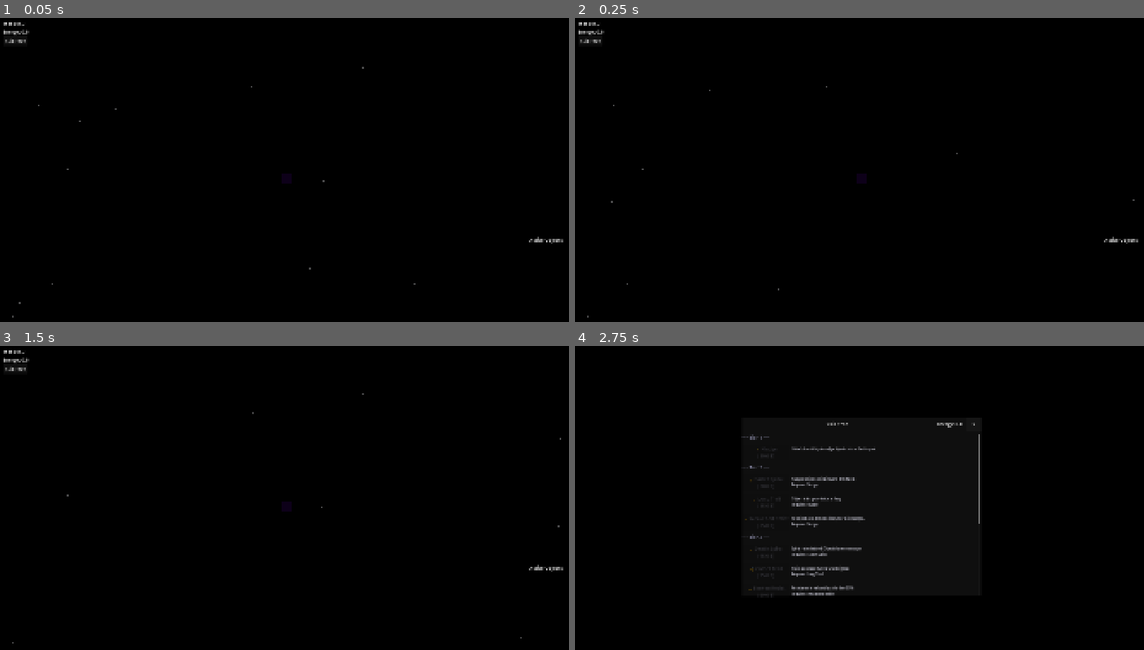
Above: before the commit, frames 1-4 (two rows, left to right).
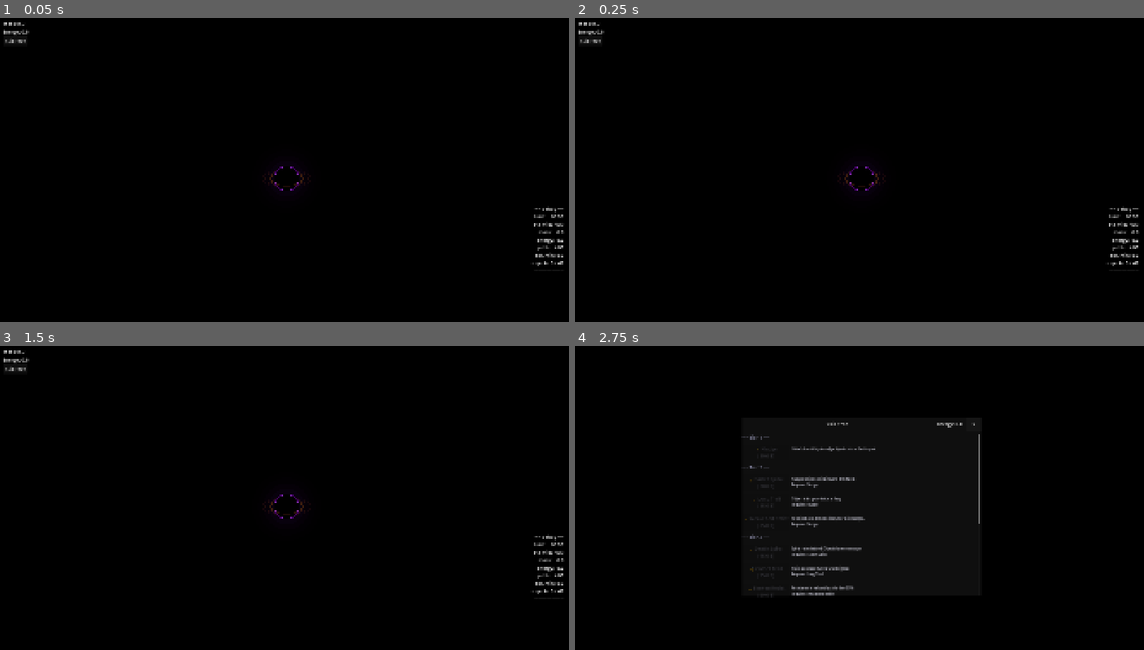
Above: after the commit, the same moments.

Repository: Redledr/void-hunger
Game: Godot game, scene res://scenes/Main.tscn
Two runs of this game, one before a commit and one after it. Both use one fixed random seed, a clock stepped at 60 frames per second and the inputs below.
Inputs:
- Up to frame 1 (0.05 s): no input
- Up to frame 2 (0.25 s): no input
- Up to frame 3 (1.5 s): click "Skill Tree" at 0.5 s; click "x" at 1.25 s
- Up to frame 4 (2.75 s): click "Skill Tree" at 2 s

The runs differ from the first frame. In frame 1, 0.5% of the frame differs, in the area x 2-99%, y 16-99%; in frame 2, 0.5%; in frame 3, 0.5%; in frame 4, nothing differs.
Error after the commit: Invalid assignment of property or key 'alpha_curve' with value of type 'Curve' on a base object of type 'CPUParticles2D'. (res://scripts/background.gd:71)

Commit message:
feat: Update object data, enhance black hole mechanics, and implement passive pull for space objects

Diff:
--- a/data/object_data.csv
+++ b/data/object_data.csv
@@ -1,30 +1,30 @@
 key,display_name,mass,size,color_r,color_g,color_b,nudge_resist
-quark,Quark,0,1,1,1,1,0
-electron,Electron,0,2,1,1,1,0
-proton,Proton,0,3,1,1,1,0
-neutron,Neutron,0,4,1,1,1,0
-dust,Dust,0,5,1,1,1,0
-atom,Atom,1,6,1,1,1,0
-molecule,Molecule,1,7,0,1,1,0
-cells,Cells,1,8,0,1,1,0
-bacterium,Bacterium,2,8,0,1,1,0
-virus,Virus,2,9,0,1,1,0
-sand,Sand,3,10,1,1,1,0
-pebbles,Pebbles,6,11,1,1,1,0
-rocks,Rocks,12,12,0,0,1,0
-boulders,Boulders,25,13,0,0,0,0
-mountains,Mountains,60,14,0,0,0,0
-asteroid,Asteroid,120,15,1,1,0,0
-planet,Planet,500,18,0,1,1,0
-dwarfstar,Dwarf Star,2500,22,1,1,1,0
-star,Star,5000,24,1,1,0,0
-redgiant,Red Giant,12000,28,1,0,0,0
-neutron_star,Neutron Star,30000,30,1,0,1,0
-starcluster,Star Cluster,80000,32,1,1,1,0
-nebula,Nebula,150000,34,1,0,1,0
-galaxy,Galaxy,800000,40,1,0,1,0
-galaxycluster,Galaxy Cluster,5000000,46,1,0,1,0
-supercluster,Supercluster,20000000,52,1,1,1,0
-observableuniversefragment,Obs. Universe Fragment,100000000,60,1,1,1,1
-observableuniverse,Observable Universe,500000000,68,1,1,1,1
-multiverse,Multiverse,5000000000,80,1,1,1,1
+quark,Quark,0.10,1.00,0.55,0.55,0.95,0.00
+electron,Electron,0.12,2.00,0.60,0.60,1.00,0.00
+proton,Proton,0.15,3.00,0.70,0.65,1.00,0.00
+neutron,Neutron,0.18,4.00,0.75,0.70,1.00,0.00
+dust,Dust,0.30,5.00,0.65,0.62,0.55,0.00
+atom,Atom,0.50,6.00,0.50,0.80,1.00,0.00
+molecule,Molecule,0.90,7.00,0.40,0.75,0.95,0.00
+cells,Cells,1.20,8.00,0.30,0.70,0.85,0.00
+bacterium,Bacterium,1.50,8.00,0.30,0.65,0.75,0.00
+virus,Virus,2.00,9.00,0.35,0.60,0.80,0.10
+sand,Sand,3.00,10.00,0.76,0.70,0.55,0.00
+pebbles,Pebbles,6.00,11.00,0.62,0.58,0.50,0.00
+rocks,Rocks,12.00,12.00,0.48,0.48,0.52,0.10
+boulders,Boulders,25.00,13.00,0.38,0.38,0.42,0.15
+mountains,Mountains,60.00,14.00,0.30,0.30,0.35,0.20
+asteroid,Asteroid,120.00,15.00,0.65,0.52,0.42,0.20
+planet,Planet,500.00,18.00,0.25,0.55,0.95,0.25
+dwarfstar,Dwarf Star,2500.00,22.00,1.00,0.95,0.60,0.30
+star,Star,5000.00,24.00,1.00,0.85,0.30,0.30
+redgiant,Red Giant,12000.00,28.00,1.00,0.45,0.15,0.35
+neutron_star,Neutron Star,30000.00,30.00,0.90,0.30,1.00,0.40
+starcluster,Star Cluster,80000.00,32.00,1.00,0.90,0.50,0.30
+nebula,Nebula,150000.00,34.00,0.70,0.40,1.00,0.20
+galaxy,Galaxy,800000.00,40.00,0.55,0.25,1.00,0.35
+galaxycluster,Galaxy Cluster,5000000.00,46.00,1.00,0.45,0.75,0.40
+supercluster,Supercluster,20000000.00,52.00,0.85,0.60,1.00,0.45
+observableuniversefragment,Obs. Universe Fragment,100000000.00,60.00,0.85,0.85,1.00,0.50
+observableuniverse,Observable Universe,500000000.00,68.00,1.00,1.00,1.00,0.60
+multiverse,Multiverse,5000000000.00,80.00,1.00,0.98,0.90,0.70
--- a/scenes/black_hole.tscn
+++ b/scenes/black_hole.tscn
@@ -5,21 +5,6 @@
 [node name="BlackHole" type="Node2D" unique_id=1890442564]
 script = ExtResource("1_fhwcw")
 
-[node name="Body" type="ColorRect" parent="." unique_id=995359425]
-anchors_preset = 8
-anchor_left = 0.5
-anchor_top = 0.5
-anchor_right = 0.5
-anchor_bottom = 0.5
-offset_left = -20.0
-offset_top = -20.0
-offset_right = 20.0
-offset_bottom = 20.0
-grow_horizontal = 2
-grow_vertical = 2
-size_flags_horizontal = 4
-size_flags_vertical = 4
-
 [node name="PullZone" type="Area2D" parent="." unique_id=943706638]
 collision_mask = 2
 
--- a/scripts/autoloads/game_state.gd
+++ b/scripts/autoloads/game_state.gd
@@ -5,21 +5,25 @@
 signal mass_changed
 signal energy_changed
 signal skill_purchased(id: int)
+signal object_absorbed
 
 var mass:     float = 0.0
 var energy:   float = 0.0
+var elapsed_time: float = 0.0
+var particles: Node = null
+var unlocked_skills: Dictionary = {}
 
-# Set by main.gd on _ready. Any script can call GameState.particles.burst().
-var particles: Node = null
+const SAVE_PATH := "user://savegame.cfg"
 
-# Tracks which skill IDs have been purchased.
-var unlocked_skills: Dictionary = {}
+func _process(delta: float) -> void:
+	elapsed_time += delta
 
 # ── Mass ────────────────────────────────────────────────────────────────────
 
 func add_mass(amount: float) -> void:
 	mass += amount
 	emit_signal("mass_changed")
+	emit_signal("object_absorbed")
 
 # ── Energy ──────────────────────────────────────────────────────────────────
 
@@ -36,16 +40,12 @@
 			return true
 	return false
 
-# Returns the value of the highest-tier purchased skill with the given effect,
-# or default_val if no such skill has been purchased.
 func get_skill_value(effect: String, default_val: float) -> float:
 	var best := default_val
 	for id in unlocked_skills:
 		var node := SkillData.get_skill_node(id)
 		if node.get("effect", "") == effect:
 			var v: float = float(node.get("value", default_val))
-			# For reductions, higher value = more reduced, so take max.
-			# For rates/lengths, higher value = stronger, so take max.
 			best = maxf(best, v)
 	return best
 
@@ -70,6 +70,7 @@
 	unlocked_skills[id] = true
 	emit_signal("energy_changed")
 	emit_signal("skill_purchased", id)
+	save_game()
 	return true
 
 # ── Spawn helpers ────────────────────────────────────────────────────────────
@@ -82,9 +83,6 @@
 	return 1.0 + get_skill_value("mass_multi", 0.0)
 
 # ── Object unlock ────────────────────────────────────────────────────────────
-#
-# Types become spawnable when the player's mass is in a sensible window.
-# "unlock_tier" skills extend that window upward over time.
 
 func get_unlocked_types() -> Array:
 	var sorted := ObjectData.get_sorted_types()
@@ -92,8 +90,6 @@
 		return []
 
 	var tier_bonus: float = get_skill_value("unlock_tier", 0.0)
-	# Window: spawn objects between 20% and 500% of current mass.
-	# Tier unlock skill widens the upper bound gradually.
 	var lower_bound: float = mass * 0.2
 	var upper_bound: float = mass * (5.0 + tier_bonus * 2.0)
 
@@ -103,12 +99,46 @@
 		if obj_mass >= lower_bound and obj_mass <= upper_bound:
 			result.append(type_name)
 
-	# Only fall back to lightest type if mass is so low nothing fits the window.
-	# Once mass grows enough to have valid entries, quarks never appear again.
 	if result.is_empty():
 		result.append(sorted[0])
 
 	return result
 
-func _compare_object_mass(a: String, b: String) -> bool:
-	return ObjectData.DATA[a]["mass"] < ObjectData.DATA[b]["mass"]
+# ── Save / Load ──────────────────────────────────────────────────────────────
+
+func save_game() -> void:
+	var cfg := ConfigFile.new()
+	cfg.set_value("game", "mass",            mass)
+	cfg.set_value("game", "energy",          energy)
+	# Store skill IDs as an array of ints — ConfigFile handles this natively.
+	cfg.set_value("game", "unlocked_skills", unlocked_skills.keys())
+	var err := cfg.save(SAVE_PATH)
+	if err != OK:
+		push_error("GameState: failed to save (%d)" % err)
+
+func load_game() -> void:
+	var cfg := ConfigFile.new()
+	var err := cfg.load(SAVE_PATH)
+	if err != OK:
+		# No save file yet — start fresh, that's fine.
+		return
+
+	mass   = float(cfg.get_value("game", "mass",   0.0))
+	energy = float(cfg.get_value("game", "energy", 0.0))
+
+	unlocked_skills.clear()
+	var ids: Array = cfg.get_value("game", "unlocked_skills", [])
+	for id in ids:
+		unlocked_skills[int(id)] = true
+
+	emit_signal("mass_changed")
+	emit_signal("energy_changed")
+
+func delete_save() -> void:
+	if FileAccess.file_exists(SAVE_PATH):
+		DirAccess.remove_absolute(SAVE_PATH)
+	mass   = 0.0
+	energy = 0.0
+	unlocked_skills.clear()
+	emit_signal("mass_changed")
+	emit_signal("energy_changed")
--- a/scripts/autoloads/object_data.gd
+++ b/scripts/autoloads/object_data.gd
@@ -27,7 +27,7 @@
 		push_error("ObjectData: could not open %s" % PATH)
 		return
 
-	var headers := file.get_csv_line()
+	file.get_csv_line()  # skip header row
 
 	while not file.eof_reached():
 		var c: PackedStringArray = file.get_csv_line()
--- a/scripts/background.gd
+++ b/scripts/background.gd
@@ -1,18 +1,165 @@
 extends CanvasLayer
 
-func _ready():
-	var particles = CPUParticles2D.new()
-	particles.amount = 300
-	particles.lifetime = 10.0
-	particles.preprocess = 5.0
-	particles.emission_shape = CPUParticles2D.EMISSION_SHAPE_RECTANGLE
-	particles.emission_rect_extents = Vector2(1920, 1080)  # Cover screen
-	particles.direction = Vector2(0, -10)  # Slight upward drift
-	particles.spread = 30.0
-	particles.gravity = Vector2(0, 0)
-	particles.initial_velocity_min = 5.0
-	particles.initial_velocity_max = 15.0
-	particles.scale_amount_min = 1.0
-	particles.scale_amount_max = 4.0
-	particles.color = Color(1.0, 1.0, 1.0, 0.3)  # White, semi-transparent
-	add_child(particles)
+# ── Config ────────────────────────────────────────────────────────────────────
+const STAR_COUNT_GPU := 500
+const STAR_COUNT_CPU := 300
+const NEBULA_LAYERS  := 4
+const DRIFT_SPEED    := 8.0
+
+# ── State ─────────────────────────────────────────────────────────────────────
+var _nebula_nodes: Array = []
+var _use_gpu:      bool  = false
+
+func _ready() -> void:
+	layer  = -10
+	_use_gpu = _gpu_supported()
+	_build_nebula()
+	if _use_gpu:
+		_build_stars_gpu()
+	else:
+		_build_stars_cpu()
+
+# ── GPU check ─────────────────────────────────────────────────────────────────
+func _gpu_supported() -> bool:
+	var renderer: String = ProjectSettings.get_setting(
+		"rendering/renderer/rendering_method", "gl_compatibility"
+	)
+	return renderer in ["forward_plus", "mobile"]
+
+# ── Nebula ────────────────────────────────────────────────────────────────────
+func _build_nebula() -> void:
+	var screen := Vector2(1920.0, 1080.0)
+
+	var palettes := [
+		Color(0.18, 0.05, 0.38, 0.06),
+		Color(0.05, 0.08, 0.35, 0.05),
+		Color(0.28, 0.05, 0.18, 0.05),
+		Color(0.05, 0.15, 0.28, 0.04),
+	]
+
+	for i in range(NEBULA_LAYERS):
+		var p           := CPUParticles2D.new()
+		p.z_index        = -5
+		p.amount         = 6
+		p.lifetime       = 18.0
+		p.preprocess     = 9.0
+		p.one_shot       = false
+		p.explosiveness  = 0.0
+		p.randomness     = 1.0
+
+		p.emission_shape        = CPUParticles2D.EMISSION_SHAPE_RECTANGLE
+		p.emission_rect_extents = screen * 0.6
+		p.position = screen * 0.5 + Vector2(
+			randf_range(-200.0, 200.0),
+			randf_range(-100.0, 100.0)
+		)
+
+		p.direction            = Vector2(1.0, 0.2).normalized()
+		p.spread               = 180.0
+		p.gravity              = Vector2.ZERO
+		p.initial_velocity_min = DRIFT_SPEED * 0.4
+		p.initial_velocity_max = DRIFT_SPEED * 1.2
+		p.scale_amount_min     = 180.0
+		p.scale_amount_max     = 380.0
+		p.color                = palettes[i % palettes.size()]
+
+		var curve := Curve.new()
+		curve.add_point(Vector2(0.0, 0.0))
+		curve.add_point(Vector2(0.3, 1.0))
+		curve.add_point(Vector2(0.7, 1.0))
+		curve.add_point(Vector2(1.0, 0.0))
+		p.alpha_curve = curve
+
+		add_child(p)
+		_nebula_nodes.append(p)
+
+# ── Stars — GPU path ──────────────────────────────────────────────────────────
+func _build_stars_gpu() -> void:
+	var screen := Vector2(1920.0, 1080.0)
+
+	# Use float division to avoid INTEGER_DIVISION warning.
+	var configs := [
+		{ "amount": STAR_COUNT_GPU,             "size_min": 0.5, "size_max": 1.8,
+		  "speed_min": 0.0, "speed_max": 0.5,  "alpha": 0.45 },
+		{ "amount": int(STAR_COUNT_GPU / 3.0),  "size_min": 1.5, "size_max": 3.5,
+		  "speed_min": 0.0, "speed_max": 1.2,  "alpha": 0.75 },
+	]
+
+	for cfg in configs:
+		var p                  := GPUParticles2D.new()
+		p.z_index               = -4
+		p.amount                = cfg["amount"]
+		p.lifetime              = 60.0
+		p.preprocess            = 30.0
+		p.one_shot              = false
+		p.explosiveness         = 0.0
+		p.randomness            = 1.0
+		p.fixed_fps             = 0
+		p.fract_delta           = true
+		p.position              = screen * 0.5
+
+		var pm                  := ParticleProcessMaterial.new()
+		pm.emission_shape       = ParticleProcessMaterial.EMISSION_SHAPE_BOX
+		pm.emission_box_extents = Vector3(screen.x, screen.y, 0.0)
+		pm.direction            = Vector3(0.0, 1.0, 0.0)
+		pm.spread               = 180.0
+		pm.gravity              = Vector3.ZERO
+		pm.initial_velocity_min = cfg["speed_min"]
+		pm.initial_velocity_max = cfg["speed_max"]
+		pm.scale_min            = cfg["size_min"]
+		pm.scale_max            = cfg["size_max"]
+		pm.color                = Color(1.0, 1.0, 1.0, cfg["alpha"])
+
+		var scale_curve     := CurveXYZTexture.new()
+		var c               := Curve.new()
+		c.add_point(Vector2(0.0, 0.8))
+		c.add_point(Vector2(0.5, 1.0))
+		c.add_point(Vector2(1.0, 0.8))
+		scale_curve.curve_x  = c
+		scale_curve.curve_y  = c
+		pm.scale_curve       = scale_curve
+
+		p.process_material = pm
+		add_child(p)
+
+# ── Stars — CPU fallback ──────────────────────────────────────────────────────
+func _build_stars_cpu() -> void:
+	var screen := Vector2(1920.0, 1080.0)
+
+	var configs := [
+		{ "amount": STAR_COUNT_CPU,             "size_min": 0.8, "size_max": 2.0,
+		  "speed_min": 0.0, "speed_max": 0.5,  "alpha": 0.4 },
+		{ "amount": int(STAR_COUNT_CPU / 3.0),  "size_min": 1.5, "size_max": 3.5,
+		  "speed_min": 0.0, "speed_max": 1.0,  "alpha": 0.7 },
+	]
+
+	for cfg in configs:
+		var p                  := CPUParticles2D.new()
+		p.z_index               = -4
+		p.amount                = cfg["amount"]
+		p.lifetime              = 60.0
+		p.preprocess            = 30.0
+		p.one_shot              = false
+		p.explosiveness         = 0.0
+		p.randomness            = 1.0
+
+		p.emission_shape        = CPUParticles2D.EMISSION_SHAPE_RECTANGLE
+		p.emission_rect_extents = screen * 0.5
+		p.position              = screen * 0.5
+
+		p.direction            = Vector2(0.0, 1.0)
+		p.spread               = 180.0
+		p.gravity              = Vector2.ZERO
+		p.initial_velocity_min = cfg["speed_min"]
+		p.initial_velocity_max = cfg["speed_max"]
+		p.scale_amount_min     = cfg["size_min"]
+		p.scale_amount_max     = cfg["size_max"]
+		p.color                = Color(1.0, 1.0, 1.0, cfg["alpha"])
+
+		var curve := Curve.new()
+		curve.add_point(Vector2(0.0, 0.6))
+		curve.add_point(Vector2(0.5, 1.0))
+		curve.add_point(Vector2(1.0, 0.6))
+		p.alpha_curve = curve
+
+		add_child(p)
--- a/scripts/black_hole.gd
+++ b/scripts/black_hole.gd
@@ -1,25 +1,122 @@
 extends Node2D
 
-const BASE_SIZE: float = 40.0
+# ── Constants ────────────────────────────────────────────────────────────────
+const BASE_SIZE:        float = 40.0   # core radius at mass 0
+const GLOW_LAYERS:      int   = 6      # number of concentric glow rings
+const ROTATION_SPEED:   float = 0.18  # radians/sec for the accretion sweep
 
-@onready var body:       ColorRect         = $Body
-@onready var pull_shape: CollisionShape2D  = $PullZone/Shape
+# Accretion disk: a thin ellipse that rotates, giving life to the hole.
+# It's drawn as a series of arcs at slightly offset angles.
+const DISK_INNER_SCALE: float = 1.3   # relative to core radius
+const DISK_OUTER_SCALE: float = 2.2
+const DISK_TILT:        float = 0.35  # vertical squish (0=flat, 1=circle)
 
-# Reuse one shape instance — mutate its size instead of allocating each update.
-var _rect_shape := RectangleShape2D.new()
+@onready var pull_shape: CollisionShape2D = $PullZone/Shape
+
+var _circle_shape  := CircleShape2D.new()
+var _rotation_t: float = 0.0   # drives the disk sweep angle
 
 func _ready() -> void:
-	pull_shape.shape = _rect_shape
-	body.color       = Color(0.05, 0.0, 0.1)
+	pull_shape.shape = _circle_shape
 	_update_size()
 	GameState.mass_changed.connect(_on_mass_changed)
 
+func _process(delta: float) -> void:
+	_rotation_t += ROTATION_SPEED * delta
+	queue_redraw()
+
 func _update_size() -> void:
 	var s := BASE_SIZE + log(maxf(1.0, GameState.mass)) * 4.0
-
-	body.size       = Vector2(s, s)
-	body.position   = Vector2(-s * 0.5, -s * 0.5)
-	_rect_shape.size = Vector2(s, s)
+	_circle_shape.radius = s
+	queue_redraw()
 
 func _on_mass_changed() -> void:
 	call_deferred("_update_size")
+
+# ── Drawing ──────────────────────────────────────────────────────────────────
+
+func _draw() -> void:
+	var r := BASE_SIZE + log(maxf(1.0, GameState.mass)) * 4.0
+
+	_draw_glow(r)
+	_draw_accretion_disk(r)
+	_draw_core(r)
+	_draw_event_horizon(r)
+
+func _draw_glow(r: float) -> void:
+	# Soft outer glow — multiple transparent circles stepping outward.
+	for i in range(GLOW_LAYERS, 0, -1):
+		var t      := float(i) / float(GLOW_LAYERS)
+		var glow_r := r * (1.0 + t * 2.8)
+		var alpha  := 0.06 * (1.0 - t)
+		# Warm purple tint on the inner rings, fading to deep blue-black.
+		var col := Color(
+			lerpf(0.35, 0.05, t),
+			lerpf(0.05, 0.02, t),
+			lerpf(0.55, 0.08, t),
+			alpha
+		)
+		draw_circle(Vector2.ZERO, glow_r, col)
+
+func _draw_accretion_disk(r: float) -> void:
+	# Draw a tilted elliptical disk as stacked arcs.
+	# Split into "front" (below hole) and "back" (above hole) halves
+	# so the core occludes correctly.
+	var inner := r * DISK_INNER_SCALE
+	var outer := r * DISK_OUTER_SCALE
+	var tilt   := DISK_TILT
+
+	# Back half (drawn first, behind core).
+	_draw_disk_half(inner, outer, tilt, true)
+
+func _draw_disk_front(r: float) -> void:
+	var inner := r * DISK_INNER_SCALE
+	var outer := r * DISK_OUTER_SCALE
+	_draw_disk_half(inner, outer, DISK_TILT, false)
+
+func _draw_disk_half(inner: float, outer: float, tilt: float, back: bool) -> void:
+	var steps   := 48
+	var y_sign  := -1.0 if back else 1.0
+	var sweep   := _rotation_t
+
+	for band in range(4):
+		var t_band  := float(band) / 4.0
+		var band_r  := lerpf(inner, outer, t_band + 0.08)
+		# Hot white-orange near inner edge, fading to dim magenta at outer.
+		var heat    := 1.0 - t_band
+		var col := Color(
+			lerpf(0.6, 1.0, heat),
+			lerpf(0.1, 0.55, heat),
+			lerpf(0.3, 0.05, heat),
+			lerpf(0.06, 0.22, heat)
+		)
+
+		var pts := PackedVector2Array()
+		for i in range(steps + 1):
+			var angle := (float(i) / float(steps)) * PI  # half circle
+			var base_a := angle + sweep
+			var x := cos(base_a) * band_r
+			# Flatten the y axis to create the tilted-disk illusion,
+			# and only emit the half we want (front or back).
+			var y := sin(base_a) * band_r * tilt * y_sign
+			if (back and y <= 0.0) or (not back and y >= 0.0):
+				pts.append(Vector2(x, y))
+
+		if pts.size() >= 2:
+			for i in range(pts.size() - 1):
+				draw_line(pts[i], pts[i + 1], col, 1.5)
+
+func _draw_core(r: float) -> void:
+	# The event horizon itself — absolute black with a faint purple rim.
+	# Draw from outside in so the darkest circle wins.
+	var rim_col := Color(0.28, 0.0, 0.42, 0.85)
+	draw_circle(Vector2.ZERO, r * 1.08, rim_col)
+	draw_circle(Vector2.ZERO, r,        Color(0.0, 0.0, 0.0, 1.0))
+
+func _draw_event_horizon(r: float) -> void:
+	# Front half of the accretion disk — drawn on top of the core.
+	_draw_disk_front(r)
+
+	# Thin bright ring at the event horizon edge.
+	var ring_col := Color(0.75, 0.35, 1.0, 0.45)
+	draw_arc(Vector2.ZERO, r, 0.0, TAU, 64, ring_col, 1.2)
--- a/scripts/main.gd
+++ b/scripts/main.gd
@@ -1,22 +1,18 @@
 # main.gd
-# Root script for the main scene (Node2D).
-#
-# Responsibilities:
-#   - Spawn and track space objects
-#   - Handle nudge input (gated behind mechanic_nudge skill)
-#   - Draw nudge radius indicator
-#   - Expose ParticleManager to the rest of the scene via a static reference
 extends Node2D
 
 const SPACE_OBJECT_SCENE := preload("res://scenes/space_object.tscn")
-
-# Static reference so space_object.gd can call GameState.particles.burst()
-# without needing a node path.
 
 @onready var black_hole:        Node2D = $BlackHole
 @onready var spawn_timer:       Timer  = $SpawnTimer
 @onready var debug_label:       Label  = $DebugLabel
 @onready var particle_manager:  Node2D = $ParticleManager
+
+var _absorb_count:        int   = 0
+var _absorb_timer:        float = 0.0
+var _absorbs_per_min:     float = 0.0
+var _avg_mass_per_absorb: float = 1.0
+var _mass_at_last_sample: float = 0.0
 
 const MAX_OBJECTS:    int   = 40
 const NUDGE_RADIUS:   float = 80.0
@@ -26,12 +22,13 @@
 var active_objects: Array   = []
 var mouse_pos:      Vector2 = Vector2.ZERO
 
-# Whether the nudge ring should be visible at all.
 var _nudge_unlocked: bool = false
 
 func _ready() -> void:
 	GameState.particles = particle_manager
 	screen_size = get_viewport().get_visible_rect().size
+
+	GameState.load_game()
 
 	spawn_timer.wait_time = GameState.get_spawn_interval()
 	spawn_timer.timeout.connect(_spawn_object)
@@ -39,8 +36,8 @@
 
 	GameState.mass_changed.connect(_update_spawn_timer)
 	GameState.skill_purchased.connect(_on_skill_purchased)
+	GameState.object_absorbed.connect(register_absorption)
 
-	# Reflect skill state on load (e.g. after save/load later).
 	_nudge_unlocked = GameState.has_skill("mechanic_nudge")
 
 # ── Input ────────────────────────────────────────────────────────────────────
@@ -66,8 +63,8 @@
 
 # ── Process ──────────────────────────────────────────────────────────────────
 
-func _process(_delta: float) -> void:
-	_update_debug()
+func _process(delta: float) -> void:
+	_update_debug(delta)
 
 # ── Nudge ────────────────────────────────────────────────────────────────────
 
@@ -112,15 +109,57 @@
 		_nudge_unlocked = true
 		queue_redraw()
 
+func register_absorption() -> void:
+	_absorb_count += 1
+
 # ── Debug ─────────────────────────────────────────────────────────────────────
 
-func _update_debug() -> void:
+func _update_debug(delta: float) -> void:
+	_absorb_timer += delta
+
+	# Rolling window: recalculate rates every 10 seconds then reset counters.
+	if _absorb_timer >= 10.0:
+		_absorbs_per_min = (_absorb_count / _absorb_timer) * 60.0
+		if _absorb_count > 0:
+			var mass_gained      := GameState.mass - _mass_at_last_sample
+			_avg_mass_per_absorb  = mass_gained / float(_absorb_count)
+		_mass_at_last_sample = GameState.mass
+		_absorb_count        = 0
+		_absorb_timer        = 0.0
+
+	var passive_rate := 4.0 + GameState.mass * 0.012
+
+	# Elapsed time.
+	var e           := GameState.elapsed_time
+	var elapsed_str := "%02d:%02d" % [int(e / 60), int(e) % 60]
+
+	# ETA to planet tier (mass 500) as a mid-game proxy.
+	var eta_str := "??:??"
+	if _absorbs_per_min > 0.0:
+		var mass_per_min := _absorbs_per_min * _avg_mass_per_absorb
+		var mass_needed  := maxf(0.0, 500.0 - GameState.mass)
+		if mass_per_min > 0.0:
+			var mins    := mass_needed / mass_per_min
+			eta_str      = "%02d:%02d" % [int(mins), int(mins * 60.0) % 60]
+
+	# Active object counts by type.
 	var counts: Dictionary = {}
 	for obj in active_objects:
 		if is_instance_valid(obj):
 			counts[obj.obj_type] = counts.get(obj.obj_type, 0) + 1
 
-	var lines := ["Active Objects:"]
+	var lines: Array = [
+		"── debug ──",
+		"time:    %s"      % elapsed_str,
+		"eta mid: %s"      % eta_str,
+		"mass:    %.1f"    % GameState.mass,
+		"energy:  %.1f"    % GameState.energy,
+		"pull/s:  %.2f"    % passive_rate,
+		"abs/min: %.1f"    % _absorbs_per_min,
+		"objects: %d / %d" % [active_objects.filter(func(o): return is_instance_valid(o)).size(), MAX_OBJECTS],
+		"──────────",
+	]
 	for type in counts:
-		lines.append("%s: %d" % [type, counts[type]])
+		lines.append("  %s: %d" % [type, counts[type]])
+
 	debug_label.text = "\n".join(lines)
--- a/scripts/space_object.gd
+++ b/scripts/space_object.gd
@@ -16,11 +16,15 @@
 const BASE_LERP_SPEED:  float = 2.5
 const NUDGE_LERP_BOOST: float = 5.0
 
+# Passive pull: how many units/sec the target radius shrinks on its own.
+# Scales gently with black hole mass so early game is slow, late game faster.
+const PASSIVE_PULL_BASE:  float = 4.0   # units/sec at mass 0
+const PASSIVE_PULL_SCALE: float = 0.012 # additional units/sec per unit of mass
+
 var _nudge_lerp_speed: float = BASE_LERP_SPEED
 var _spiraling:        bool  = false
 
 # ── Trail (circular buffer) ─────────────────────────────────────────────────
-# Length is read from GameState so the skill tree can extend it.
 var _max_trail:  int = 20
 var _trail:      PackedVector2Array = PackedVector2Array()
 var _trail_head: int = 0
@@ -65,7 +69,6 @@
 	glow.polygon = _make_polygon(visual_sides, size * 1.25)
 	glow.color   = Color(color.r, color.g, color.b, 0.12)
 
-	# Trail length driven by skill tree.
 	_max_trail = int(GameState.get_skill_value("trail_length", 20.0))
 	_trail.resize(_max_trail)
 
@@ -74,13 +77,12 @@
 func apply_nudge(_strength: float = 0.0) -> void:
 	if _spiraling:
 		return
-	# Check nudge resistance — reduced by skill tree.
 	var data     := ObjectData.get_data(obj_type)
 	var base_resist: float = data.get("nudge_resist", 0.0)
 	var reduction:   float = GameState.get_skill_value("nudge_resist_reduction", 0.0)
 	var final_resist := maxf(0.0, base_resist - reduction)
 	if randf() < final_resist:
-		return  # Resisted — TODO: flash object to give visual feedback
+		return
 
 	_spiraling        = true
 	_nudge_lerp_speed = BASE_LERP_SPEED + NUDGE_LERP_BOOST
@@ -90,6 +92,12 @@
 func _process(delta: float) -> void:
 	orbit_angle += orbit_speed * delta
 
+	# Passive pull: target slowly drifts inward regardless of nudge.
+	# Rate scales with black hole mass so it stays gentle early, meaningful late.
+	var passive_rate := PASSIVE_PULL_BASE + GameState.mass * PASSIVE_PULL_SCALE
+	target_orbit_radius = maxf(0.0, target_orbit_radius - passive_rate * delta)
+
+	# Nudge/spiral: accelerated inward collapse when triggered.
 	if _spiraling:
 		var rate := GameState.get_skill_value("spiral_rate", 60.0)
 		target_orbit_radius = maxf(0.0, target_orbit_radius - rate * delta)
@@ -108,7 +116,6 @@
 	if _trail_count < 2:
 		return
 	for i in range(_trail_count - 1):
-		# Walk backwards from current position toward the tail
 		var idx_a := (_trail_head + _trail_count - 1 - i)     % _max_trail
 		var idx_b := (_trail_head + _trail_count - 2 - i)     % _max_trail
 		var alpha := 1.0 - float(i) / float(_trail_count)
Not shown, changed: scripts/black_hole.gd.uid
